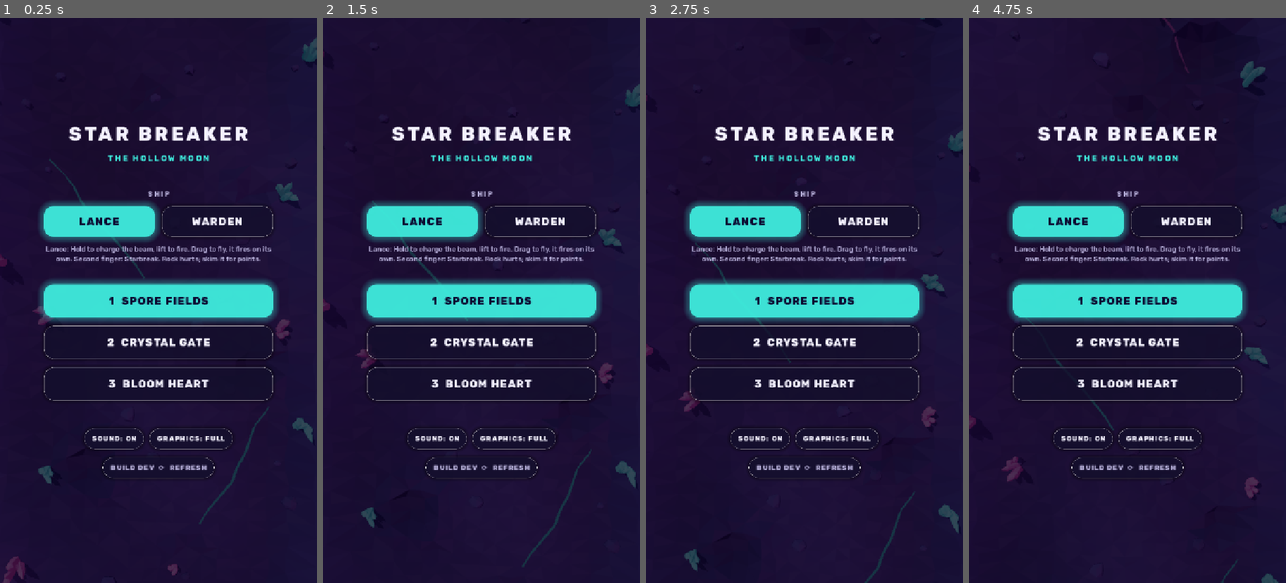
Above: before the commit, frames 1-4 (left to right).
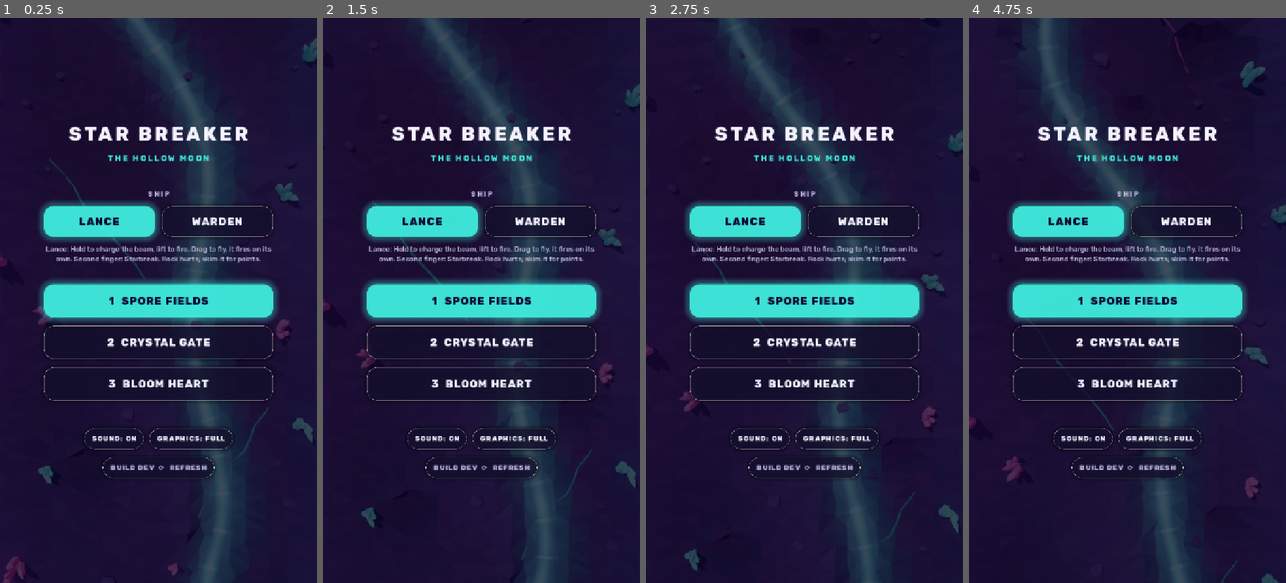
Above: after the commit, the same moments.

Repository: guillaumefont/games
Game: Godot game, scene res://scenes/boot.tscn
Two runs of this game, one before a commit and one after it. Both use one fixed random seed, a clock stepped at 60 frames per second and the inputs below.
Inputs (mouse positions are in pixels of both pictures, inside the frame that each line leads up to):
- Up to frame 1 (0.25 s): no input
- Up to frame 2 (1.5 s): drag from (481, 300) to (513, 176) at 0.52 s; click "LANCE" at 1.25 s
- Up to frame 3 (2.75 s): drag from (741, 328) to (788, 413) at 2.02 s
- Up to frame 4 (4.75 s): move the mouse to (1159, 176) at 2.77 s; hold Right 2.78-3.5 s; hold X 2.78-3.5 s; drag from (1111, 413) to (1032, 215) at 3.52 s; move the mouse to (1222, 385) at 4.27 s; hold Left from 4.28 s (still down); hold C from 4.28 s (still down); tap Space at 4.52 s

The runs differ from the first frame. In frame 1, 7.5% of the frame differs, in the area x 39-81%, y 0-100%; in frame 2, 7.1%; in frame 3, 7.0%; in frame 4, 7.1%.

Commit message:
Star Breaker: neon rivers, and shots, bullets and ground reach the real screen edge
- Neon river (terrain.gd): swings in from a side, meanders across the floor and leaves,
  cyan and pink visits in turn; carved bed, flowing additive shader, light on its banks.
- `view` (vgame.gd): the visible play plane in stage units. Shots, enemy bullets and beams
  fly on to the real screen edge on tall phones and wide windows; Starbreak spans it.
- Ground strip widened to +-300 and chunk range follows the screen height; canyon walls
  are drawn when they reach the visible area.

Co-Authored-By: Claude Opus 5.5 <noreply@anthropic.com>
Claude-Session: https://claude.ai/code/session_01VxP4fpoxk96DfLK7mWdjr1

Diff:
--- a/star-breaker/scripts/terrain.gd
+++ b/star-breaker/scripts/terrain.gd
@@ -12,8 +12,8 @@
 const X0 := -170.0
 const X1 := 170.0
 ## Column edges: dense in the middle where craters sit, coarse on the side ridges.
-const COLS := [-170.0, -140.0, -116.0, -96.0, -80.0, -68.0, -58.0, -48.0, -40.0, -32.0, -24.0, -16.0, -8.0, 0.0,
-	8.0, 16.0, 24.0, 32.0, 40.0, 48.0, 58.0, 68.0, 80.0, 96.0, 116.0, 140.0, 170.0]
+const COLS := [-300.0, -230.0, -170.0, -140.0, -116.0, -96.0, -80.0, -68.0, -58.0, -48.0, -40.0, -32.0, -24.0, -16.0, -8.0, 0.0,
+	8.0, 16.0, 24.0, 32.0, 40.0, 48.0, 58.0, 68.0, 80.0, 96.0, 116.0, 140.0, 170.0, 230.0, 300.0]
 const ROWS := 10
 ## Crater cells: one chance of a crater per this many world units.
 const CRATER_CELL := 52.0
@@ -95,7 +95,38 @@
 		if d < 1.0:
 			h -= float(cr[3]) * (1.0 - d * d)
 		h += float(cr[3]) * 0.55 * exp(-pow((d - 1.0) / 0.28, 2.0))
+	# the neon river cuts its bed through everything
+	var rd := x - river_x(wy)
+	if absf(rd) < 40.0:
+		# a flat bed between sloping banks
+		var carve := 1.0 - smoothstep(RIVER_BANK * 0.55, RIVER_BANK * 1.5, absf(rd))
+		h = lerpf(h, RIVER_BED, carve)
 	return h
+
+
+## The neon river: it swings in from one side of the screen, meanders across the floor for a
+## while and leaves again; each visit alternates cyan and pink.
+const RIVER_BED := -9.0
+const RIVER_BANK := 13.0
+const RIVER_W := 4.2
+const RIVER_FREQ := 0.0021
+
+
+## How much the river is on screen around `wy` (0 gone, 1 fully in).
+static func river_on(wy: float) -> float:
+	return smoothstep(-0.2, 0.35, sin(wy * RIVER_FREQ + 0.4))
+
+
+## The river's centre line at world distance `wy` (far off to a side while it is away).
+static func river_x(wy: float) -> float:
+	var meander := 34.0 * sin(wy * 0.0105 + 0.7) + 15.0 * sin(wy * 0.027 + 2.1)
+	var side := 1.0 if fposmod(floorf((wy * RIVER_FREQ + 0.4) / TAU), 2.0) < 1.0 else -1.0
+	return meander + side * (1.0 - river_on(wy)) * 280.0
+
+
+## 0 for a cyan visit of the river, 1 for a pink one.
+static func river_kind(wy: float) -> int:
+	return int(fposmod(floorf((wy * RIVER_FREQ + 0.4 + PI) / TAU), 2.0))
 
 
 ## Colour of a ground face from its height and slope (sRGB). `pc` is `colors(pal)`.
@@ -109,7 +140,8 @@
 
 
 static func colors(pal: Dictionary) -> Dictionary:
-	return {low = Color(pal.t_low), low2 = Color(pal.t_low2), mid = Color(pal.t_mid), high = Color(pal.t_high), cliff = Color(pal.t_cliff)}
+	return {low = Color(pal.t_low), low2 = Color(pal.t_low2), mid = Color(pal.t_mid), high = Color(pal.t_high), cliff = Color(pal.t_cliff),
+		river = [Color(pal.river_a), Color(pal.river_b)]}
 
 
 ## Builds chunk `c` (CHUNK units long) in chunk space: x across, y along (0..len), z up.
@@ -189,13 +221,22 @@
 				var p2: Vector3 = t[2]
 				var nz := absf((p1 - p0).cross(p2 - p0).normalized().z)
 				var jit := Terrain.h2(p0.x + p2.y, y0 + p1.y) - 0.5
-				ground.tri(p0, p1, p2, Terrain.face_color(pc, (p0.z + p1.z + p2.z) / 3.0, nz, jit, tn), Vector3.BACK)
+				var col := Terrain.face_color(pc, (p0.z + p1.z + p2.z) / 3.0, nz, jit, tn)
+				# the river's light spills onto its banks
+				var cx := (p0.x + p1.x + p2.x) / 3.0
+				var cwy := y0 + (p0.y + p1.y + p2.y) / 3.0
+				var rd := absf(cx - Terrain.river_x(cwy))
+				if rd < 30.0:
+					var rc: Color = pc.river[Terrain.river_kind(cwy)]
+					col = col.lerp(rc, exp(-pow(rd / 15.0, 2.0)) * 0.55)
+				ground.tri(p0, p1, p2, col, Vector3.BACK)
 
 
 ## The chunk's node: the ground mesh plus crystals, boulders and the odd fissure.
 static func _features(c: int, len: float, pal: Dictionary, mats: Dictionary, ground: Acc, y0: float) -> Node3D:
 	var g := Node3D.new()
 	g.add_child(_mi(ground.mesh(), mats.ground, true))
+	_river(g, len, y0, mats)
 	var rng := RandomNumberGenerator.new()
 	rng.seed = c * 7919 + 13
 	# crystal clusters on the slopes and crater rims
@@ -242,6 +283,73 @@
 	return g
 
 
+## The river's ribbons in this chunk: a bright flowing core and a wide soft glow over it.
+static func _river(g: Node3D, len: float, y0: float, mats: Dictionary) -> void:
+	var steps := 24
+	var on := false
+	for k in [0, steps / 2, steps]:
+		on = on or absf(river_x(y0 + len * k / steps)) < 220.0
+	if not on:
+		return
+	var core := Acc.new()
+	var wide := Acc.new()
+	var prev := []
+	for k in steps + 1:
+		var ly := len * k / steps
+		var wy := y0 + ly
+		var x := river_x(wy)
+		var tx := river_x(wy + 0.5) - river_x(wy - 0.5)
+		var side := Vector3(1.0, -tx, 0).normalized()
+		var p := Vector3(x, ly, RIVER_BED + 1.2)
+		var row := [p, side, wy, river_kind(wy)]
+		if not prev.is_empty():
+			for spec in [[core, RIVER_W], [wide, RIVER_W * 3.4]]:
+				var acc: Acc = spec[0]
+				var w: float = spec[1]
+				var a0: Vector3 = prev[0] - prev[1] * w
+				var a1: Vector3 = prev[0] + prev[1] * w
+				var b0: Vector3 = p - side * w
+				var b1: Vector3 = p + side * w
+				var v0: float = prev[2] * 0.1
+				var v1: float = wy * 0.1
+				var c := Color(float(row[3]), 0, 0)
+				acc.quad_uv(a0, a1, b1, b0, Vector2(0, v0), Vector2(1, v0), Vector2(1, v1), Vector2(0, v1), c)
+		prev = row
+	g.add_child(_mi(wide.mesh(), mats.river_glow, false))
+	g.add_child(_mi(core.mesh(), mats.river, false))
+
+
+## The river's material: additive, flowing stripes along it, brightest down the middle;
+## vertex colour red picks cyan (0) or pink (1).
+static func river_mat(energy: float, sharp: float, a: String, b: String) -> ShaderMaterial:
+	var sh := Shader.new()
+	sh.code = """
+shader_type spatial;
+render_mode unshaded, blend_add, cull_disabled, depth_draw_never;
+uniform vec3 col_a : source_color;
+uniform vec3 col_b : source_color;
+uniform float energy = 2.0;
+uniform float sharp = 1.5;
+varying float kind;
+void vertex() { kind = COLOR.r; }
+void fragment() {
+	float e = 1.0 - abs(UV.x * 2.0 - 1.0);
+	float body = pow(e, sharp);
+	float flow = 0.7 + 0.3 * sin(UV.y * 2.2 - TIME * 5.0) * sin(UV.y * 0.7 + TIME * 1.7);
+	float glint = smoothstep(0.92, 1.0, sin(UV.y * 3.1 - TIME * 7.0)) * e;
+	vec3 c = mix(col_a, col_b, step(0.5, kind));
+	ALBEDO = c * energy * (body * flow + glint * 0.8);
+}
+"""
+	var m := ShaderMaterial.new()
+	m.shader = sh
+	m.set_shader_parameter("col_a", Color(a))
+	m.set_shader_parameter("col_b", Color(b))
+	m.set_shader_parameter("energy", energy)
+	m.set_shader_parameter("sharp", sharp)
+	return m
+
+
 ## A cluster of 3-5 pointed hexagonal crystals leaning out from `at`.
 static func _cluster(acc: Acc, at: Vector3, rng: RandomNumberGenerator, s: float) -> void:
 	var n := rng.randi_range(3, 5)
@@ -324,6 +432,7 @@
 	var v := PackedVector3Array()
 	var n := PackedVector3Array()
 	var col := PackedColorArray()
+	var uv := PackedVector2Array()
 
 	func count() -> int:
 		return v.size()
@@ -354,12 +463,27 @@
 			n.append(nrm)
 			col.append(color)
 
+	## Adds quad a b c d (in order round it) with texture coordinates, facing up.
+	func quad_uv(a: Vector3, b: Vector3, c: Vector3, d: Vector3, ua: Vector2, ub: Vector2, uc: Vector2, ud: Vector2, color: Color) -> void:
+		for t in [[a, b, c, ua, ub, uc], [a, c, d, ua, uc, ud]]:
+			v.append(t[0])
+			v.append(t[2])
+			v.append(t[1])
+			uv.append(t[3])
+			uv.append(t[5])
+			uv.append(t[4])
+			for i in 3:
+				n.append(Vector3.BACK)
+				col.append(color)
+
 	func mesh() -> ArrayMesh:
 		var arrays := []
 		arrays.resize(Mesh.ARRAY_MAX)
 		arrays[Mesh.ARRAY_VERTEX] = v
 		arrays[Mesh.ARRAY_NORMAL] = n
 		arrays[Mesh.ARRAY_COLOR] = col
+		if uv.size() == v.size() and uv.size() > 0:
+			arrays[Mesh.ARRAY_TEX_UV] = uv
 		var m := ArrayMesh.new()
 		if v.size() > 0:
 			m.add_surface_from_arrays(Mesh.PRIMITIVE_TRIANGLES, arrays)
--- a/star-breaker/scripts/vgame.gd
+++ b/star-breaker/scripts/vgame.gd
@@ -80,6 +80,8 @@
 ## Floor tones (two) and the crater colour, from the world's palette.
 var _ground_mats: Array = []
 var _terrain_mats: Dictionary = {}
+## The visible part of the play plane in stage units (see `_on_resize`).
+var view := Rect2(-2.0, -2.0, W + 4.0, H + 4.0)
 var _building: Dictionary = {}  ## chunk index -> Terrain.Builder being built ahead of time
 var sun: DirectionalLight3D
 var beam_light: OmniLight3D
@@ -87,7 +89,7 @@
 var charge_ph := 0.0
 ## World 1's lighting and ground colours (sRGB).
 const LOOK := {sun = "ffe6c8", amb = "5a50a0", fog = "140e2e", t_low = "1c1640", t_low2 = "2a1440", t_mid = "3a3070", t_high = "7a6cc0",
-	t_cliff = "241e4c", t_rock = "463c7c", c_top = "463c88", c_top2 = "2e2862", c_face = "2c2560"}
+	t_cliff = "241e4c", t_rock = "463c7c", c_top = "463c88", c_top2 = "2e2862", c_face = "2c2560", river_a = "3ff0e0", river_b = "ff4fa3"}
 var look: Dictionary = {}
 var _lip_mat: Material = Models.std("b9a8ff", "8f6bff", 1.1)
 
@@ -280,7 +282,7 @@
 		var mat = Models.M[k]
 		if mat is Material:
 			list.append(Models.mesh(Models.geo("pt", func(): return Geo.tetra(1)), mat))
-	for mat in [_lip_mat] + _ground_mats:
+	for mat in [_lip_mat, _terrain_mats.river, _terrain_mats.river_glow] + _ground_mats:
 		list.append(Models.mesh(Models.geo("pt", func(): return Geo.tetra(1)), mat))
 	for c in ["ffb547", "3ff0e0", "fff1d0", "ff4fa3", "ff9a40", "4a5470", "dfe9ff", "ffffff", "ff9a3d"]:
 		list.append(Models.glow(c, 5))
@@ -363,6 +365,7 @@
 		ground = _ground_mats[0],
 		crystals = [Terrain.crystal_mat("6ff3e6", "2fd6c8", 0.9), Terrain.crystal_mat("ff7ac0", "ff2f8f", 0.85)],
 		fissure_a = Models.basic("c0408a", 1.15), fissure_b = Models.basic("3fb8b0", 1.1),
+		river = Terrain.river_mat(1.9, 1.3, look.river_a, look.river_b), river_glow = Terrain.river_mat(0.3, 2.5, look.river_a, look.river_b),
 	}
 	stars = [_star_layer(160, -200, -150, 1.6, Color(pal.star_a)), _star_layer(90, -150, -110, 2.0, Color(pal.star_b))]
 	charge_fx = VFx.charge_node()
@@ -417,12 +420,19 @@
 ## a wider window (desktop, web), where the ground and stars fill the sides.
 func _on_resize() -> void:
 	var vp := get_viewport().get_visible_rect().size
+	var hw := W / 2.0 + 2.0
+	var hh := H / 2.0 + 2.0
 	if vp.x / vp.y < W / H:
 		camera.keep_aspect = Camera3D.KEEP_WIDTH
-		camera.fov = rad_to_deg(2.0 * atan((W / 2.0 + 2.0) / CAM_D))
+		camera.fov = rad_to_deg(2.0 * atan(hw / CAM_D))
+		hh = hw * vp.y / maxf(1.0, vp.x)
 	else:
 		camera.keep_aspect = Camera3D.KEEP_HEIGHT
-		camera.fov = rad_to_deg(2.0 * atan((H / 2.0 + 2.0) / CAM_D))
+		camera.fov = rad_to_deg(2.0 * atan(hh / CAM_D))
+		hw = hh * vp.x / maxf(1.0, vp.y)
+	# what the screen shows of the play plane, in stage units: shots and bullets fly on to the
+	# real screen edge (a tall phone shows more than the 224-unit stage)
+	view = Rect2(W / 2.0 - hw, H / 2.0 - hh, hw * 2.0, hh * 2.0)
 
 
 ## Screen pixels per stage unit (canvas coordinates), for 1:1 dragging.
@@ -811,7 +821,7 @@
 	if G.ship == "lance":
 		# Starbreak: a full-height beam sweeps across the screen
 		G.ult_t = 120
-		var b := {lv = 4, life = 120, x = 6.0, y0 = 0.0, y1 = H, w = 12.0, hit = {}, nova = true, ult = true}
+		var b := {lv = 4, life = 120, x = 6.0, y0 = view.position.y, y1 = view.end.y, w = 12.0, hit = {}, nova = true, ult = true}
 		b.m = _beam_node(4)
 		world.add_child(b.m)
 		G.beams.append(b)
@@ -973,7 +983,7 @@
 	for b in G.pb:
 		b.x += b.vx
 		b.y += b.vy
-		if b.y > H + 6 or b.x < -6 or b.x > W + 6:
+		if b.y > view.end.y + 6 or b.x < view.position.x - 6 or b.x > view.end.x + 6:
 			b.dead = true
 			continue
 		for bar in G.bars:
@@ -1013,7 +1023,7 @@
 			b.x = P.x
 			b.y0 = P.y + 6
 		# the beam stops at the first barrier above the ship
-		b.y1 = H + 4
+		b.y1 = view.end.y + 4
 		if not b.ult:
 			for bar in G.bars:
 				if bar.y > b.y0 and bar.y < b.y1 and bar_solid(bar, b.x, bar.y, 0.0):
@@ -1081,7 +1091,7 @@
 	for b in G.eb:
 		b.x += b.vx
 		b.y += b.vy
-		if b.x < -8 or b.x > W + 8 or b.y < -8 or b.y > H + 8 or in_rock(b.x, b.y, -1.0):
+		if b.x < view.position.x - 8 or b.x > view.end.x + 8 or b.y < view.position.y - 8 or b.y > view.end.y + 8 or in_rock(b.x, b.y, -1.0):
 			b.dead = true
 			continue
 		if P.alive and P.inv <= 0 and Vector2(b.x - P.x, b.y - P.y).length() < HITBOX + 0.8:
@@ -1714,7 +1724,8 @@
 	var seen := false
 	for j in rows + 1:
 		var wj := VStage.walls(G.stage, c * CHUNK + CHUNK * j / rows)
-		seen = seen or wj.x > -4.0 or wj.y < W + 4.0
+		# wide screens show well past the stage's sides
+		seen = seen or wj.x > view.position.x - 4.0 or wj.y < view.end.x + 4.0
 	if not seen:
 		n.free()
 		return null
@@ -1744,8 +1755,10 @@
 
 
 func update_chunks(scroll: float) -> void:
-	var a := floori((scroll - 90.0) / CHUNK)
-	var b := floori((scroll + H + 140.0) / CHUNK)
+	# the floor lies deeper than the play plane, so it shows more than the screen's height
+	var reach := view.size.y * 0.75
+	var a := floori((scroll + H / 2.0 - reach - 20.0) / CHUNK)
+	var b := floori((scroll + H / 2.0 + reach + 60.0) / CHUNK)
 	for c in chunks.keys():
 		if c < a or c > b + 2:
 			chunks[c].queue_free()
@@ -1933,7 +1946,7 @@
 	var w: float = b.w * fade * (1.0 + 0.12 * sin(tt * 0.9))
 	b.m.position = Vector3(X(b.x), Y(b.y0), 3)
 	var age: int = (120 if b.ult else BEAM_LIFE[b.lv]) - b.life
-	VFx.sync_beam(b.m, b.lv, len, w, fade, age, tt, b.y1 < H)
+	VFx.sync_beam(b.m, b.lv, len, w, fade, age, tt, b.y1 < view.end.y)
 
 
 func _sync_boss() -> void:
